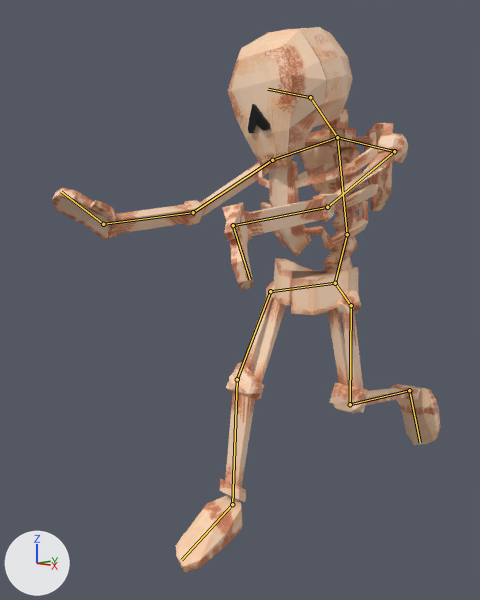
The Blender file NEW_Skeleton.blend: old version first, new version second.
The view is the same before and after, from a 50 mm camera at (8.84, -10.65, 5.88) aimed at (-1.49, -0.33, 3.93). Every picture has the same lights, and +X, +Y and +Z are marked at lower left. The older version comes first. Both versions are drawn at frame 48 of the action 'Walking'; the numbers are the values there. The bones that bend it are drawn over the model as lines.

Names of what the first picture shows: 'Arms', 'Head', 'Hip', 'LEgs', 'Ribs', 'SHoulder', 'Spine', 'feet', 'hands'.
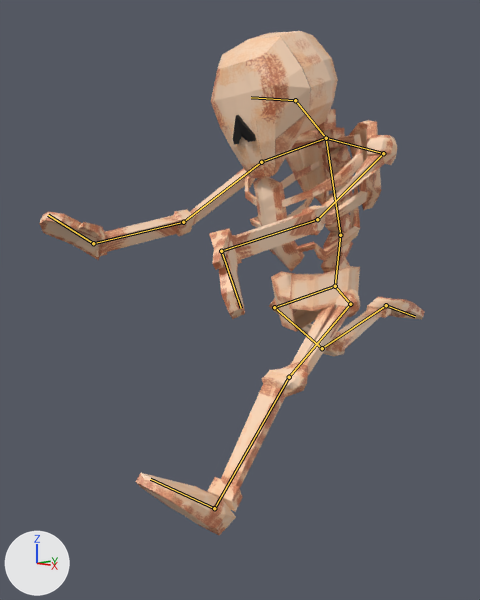
What the commit changed:
Bone 'Spine' (bone_spine) moves from (0.0, 1.72, 0.88) to (0.0, 1.67, 0.85).
Bone 'Spine' (bone_spine) turns from (6, 0, 0) to (19, 0, 0) degrees about its own x, y and z.
Bone 'Spine.001' (bone_spine_001) turns from (2, 0, 0) to (-7, 0, 1) degrees about its own x, y and z.
Bone 'left hip' (bone_left_hip) moves from (-0.36, -0.37, 1.87) to (-0.35, -0.36, 1.81).
Bone 'left hip' (bone_left_hip) turns from (3, 3, 1) to (-9, -12, -3) degrees about its own x, y and z.
Bone 'left hip.001' (bone_left_hip_001) turns from (-20, -3, -29) to (-47, -33, -75) degrees about its own x, y and z.
Bone 'left hip.002' (bone_left_hip_002) turns from (29, -28, 71) to (24, -16, 49) degrees about its own x, y and z.
Bone 'left hip.003' (bone_left_hip_003) turns from (-17, -9, -69) to (-19, -17, -90) degrees about its own x, y and z.
Bone 'right hip' (bone_right_hip) moves from (0.36, -0.37, 1.87) to (0.35, -0.36, 1.81).
Bone 'right hip' (bone_right_hip) turns from (-1, 1, 0) to (3, -3, -1) degrees about its own x, y and z.
Bone 'right hip.001' (bone_right_hip_001) turns from (-37, 14, 49) to (-8, 0, 10) degrees about its own x, y and z.
Bone 'right hip.002' (bone_right_hip_002) turns from (15, 6, -27) to (30, 33, -79) degrees about its own x, y and z.
Bone 'right hip.003' (bone_right_hip_003) turns from (-17, 9, 67) to (-12, 4, 44) degrees about its own x, y and z.

What differs and where, as boxes [x1, y1, x2, y2] in the pictures (480 x 600 px):
'Head', posed: before [228, 27, 353, 169]; after [211, 31, 338, 179]
'LEgs', posed (9% narrower): before [219, 281, 421, 502]; after [208, 289, 392, 512]
'Arms', posed (20% taller): before [105, 133, 408, 240]; after [96, 135, 397, 264]
'Ribs', posed (10% taller): before [258, 132, 378, 257]; after [245, 134, 367, 272]
'feet', posed (9% wider, 28% taller): before [176, 385, 441, 572]; after [136, 296, 425, 535]
'hands', posed: before [52, 188, 254, 290]; after [39, 211, 245, 319]
'Hip', posed (16% taller): before [274, 258, 358, 315]; after [271, 266, 360, 332]
'SHoulder', posed: before [298, 123, 393, 211]; after [285, 120, 381, 210]
'Spine', posed (7% wider): before [321, 109, 362, 274]; after [309, 109, 353, 273]
bone 'Spine', root to tip: before (335, 283) to (347, 234); after (335, 286) to (340, 235)
bone 'Spine.001', root to tip: before (347, 234) to (337, 137); after (340, 235) to (326, 138)
bone 'left hip', root to tip: before (335, 283) to (270, 291); after (335, 286) to (274, 307)
bone 'left hip.001', root to tip: before (270, 291) to (237, 379); after (274, 307) to (322, 348)
bone 'left hip.002', root to tip: before (237, 379) to (232, 504); after (322, 348) to (386, 305)
bone 'left hip.003', root to tip: before (232, 504) to (181, 560); after (386, 305) to (415, 316)
bone 'right hip', root to tip: before (335, 283) to (351, 305); after (335, 286) to (350, 304)
bone 'right hip.001', root to tip: before (351, 305) to (350, 404); after (350, 304) to (289, 377)
bone 'right hip.002', root to tip: before (350, 404) to (409, 390); after (289, 377) to (214, 508)
bone 'right hip.003', root to tip: before (409, 390) to (420, 442); after (214, 508) to (150, 479)
